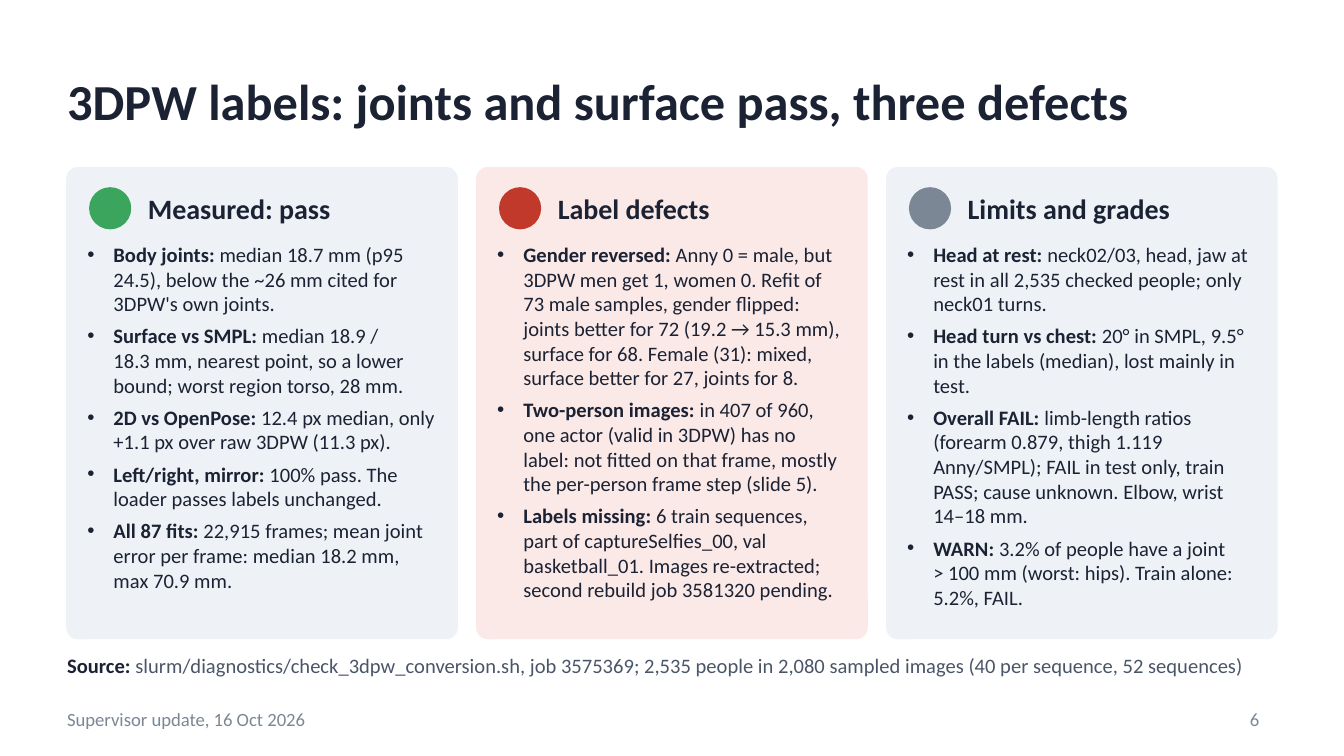
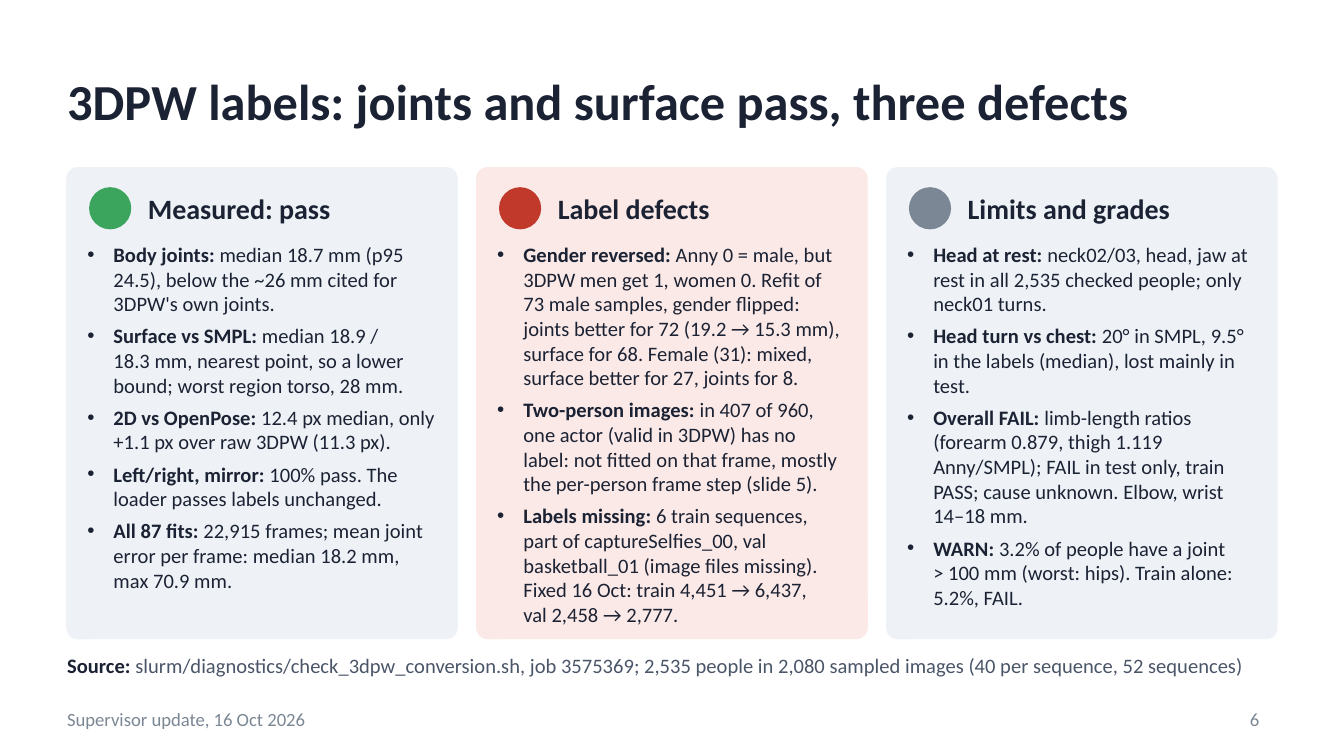
Before and after one commit to saadnajib/Multi-Person-Whole-Body-Human-Mesh-Recovery-in-a-Single-Shot-with-Annyone-dataset-and-3dpw-dataset, a slide deck: slide 6 of docs/supervisor_update_2026-10-16.pptx. Drawn at 1344x756 pixels with LibreOffice and Linux fonts; fonts in the diff are those of the drawing. Boxes give left, top, right and bottom in pixels: in the first picture for what was removed or moved away, otherwise in the second. Text is boxed around its words. In the diff, an @@ line names an element or a change of style, - is before the commit and + after.

```diff
--- a/docs/supervisor_update_2026-10-16.pptx
+++ b/docs/supervisor_update_2026-10-16.pptx
@@ text at box(523, 508, 818, 625): text changed @@
-• Labels missing: 6 train sequences, part of captureSelfies_00, val basketball_01. Images re-extracted; second rebuild job 3581320 pending.
+• Labels missing: 6 train sequences, part of captureSelfies_00, val basketball_01 (image files missing). Fixed 16 Oct: train 4,451 → 6,437, val 2,458 → 2,777.
```
Also in this commit, not shown: 1 other slide changed, 3 other files.
